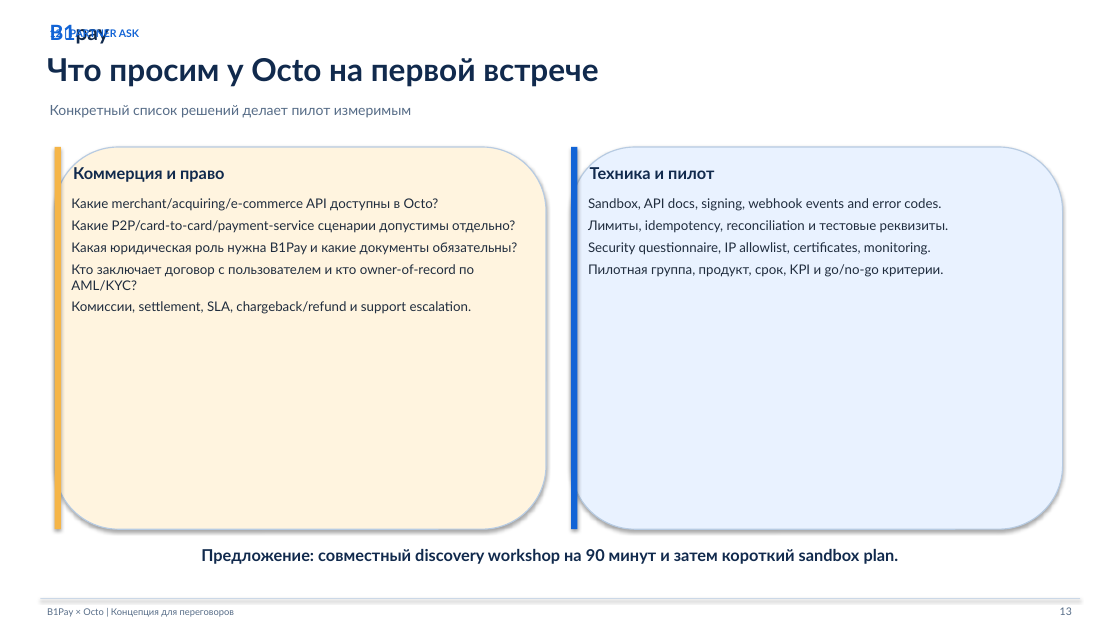
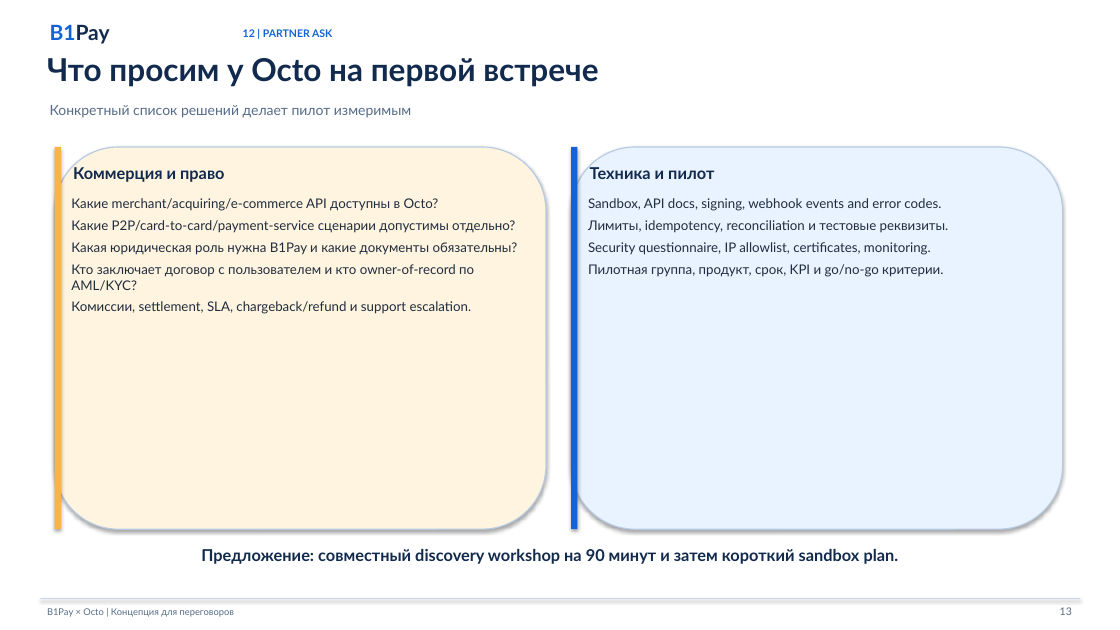
Before and after one commit to alexmorrowind/alexmorrowind.github.io, a slide deck: slide 13 of deliverables/octo-business/output/B1Pay_Octo_Partner_Proposal.pptx. Drawn at 1120x630 pixels with LibreOffice and Linux fonts; fonts in the diff are those of the drawing. Boxes give left, top, right and bottom in pixels: in the first picture for what was removed or moved away, otherwise in the second. Text is boxed around its words. In the diff, an @@ line names an element or a change of style, - is before the commit and + after.

```diff
--- a/deliverables/octo-business/output/B1Pay_Octo_Partner_Proposal.pptx
+++ b/deliverables/octo-business/output/B1Pay_Octo_Partner_Proposal.pptx
@@ text at bbox=[50, 24, 110, 44]: text changed @@
-B1pay
+B1Pay
@@ text "12 | PARTNER ASK" rewrapped from bbox=[50, 28, 139, 40] to bbox=[243, 29, 332, 37] @@
```
Also in this commit, not shown: 14 other slides changed, 3 other files.
